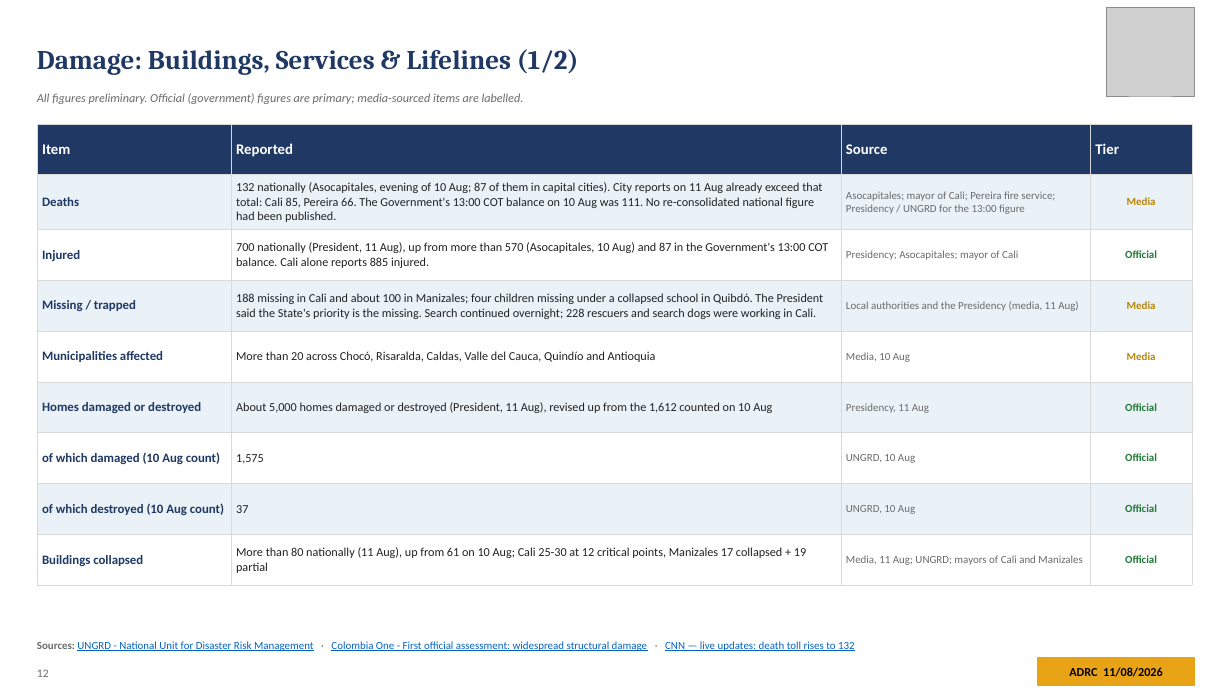
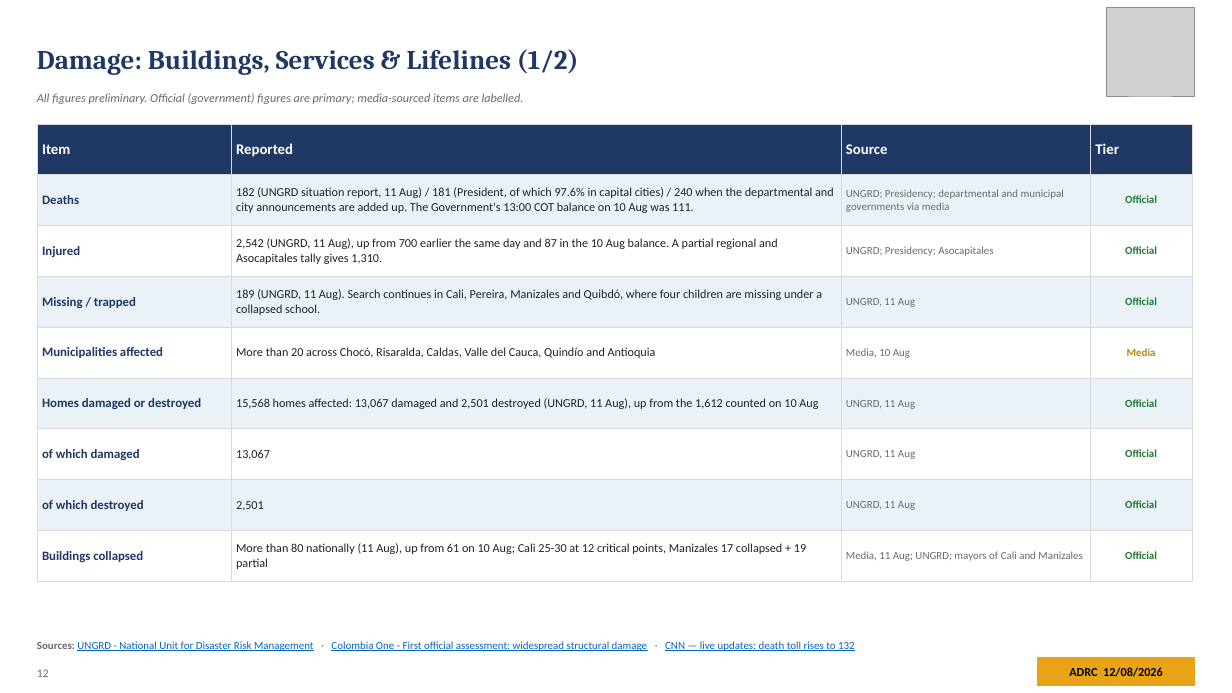
Before and after one commit to kochobi-max/whatsmap, a slide deck: slide 12 of reports/colombia_eq_20260810/output/ADRC_EQ_COL_Choco_20260810_EN.pptx. Drawn at 1232x693 pixels with LibreOffice and Linux fonts; fonts in the diff are those of the drawing; grey boxes stand for pictures. Boxes give left, top, right and bottom in pixels: in the first picture for what was removed or moved away, otherwise in the second. Text is boxed around its words. In the diff, an @@ line names an element or a change of style, - is before the commit and + after.

```diff
--- a/reports/colombia_eq_20260810/output/ADRC_EQ_COL_Choco_20260810_EN.pptx
+++ b/reports/colombia_eq_20260810/output/ADRC_EQ_COL_Choco_20260810_EN.pptx
@@ table at (x1=37, y1=124, x2=1192, y2=573) @@
-row 2: Deaths | 132 nationally (Asocapitales, evening of 10 Aug; 87 of them in capital cities). City reports on 11 Aug already exceed that total: Cali 85, Pereira 66. The Government's 13:00 COT balance on 10 Aug was 111. No re-consolidated national figure had been published. | Asocapitales; mayor of Cali; Pereira fire service; Presidency / UNGRD for the 13:00 figure | Media
+row 2: Deaths | 182 (UNGRD situation report, 11 Aug) / 181 (President, of which 97.6% in capital cities) / 240 when the departmental and city announcements are added up. The Government's 13:00 COT balance on 10 Aug was 111. | UNGRD; Presidency; departmental and municipal governments via media | Official
-row 3, column 2: 700 nationally (President, 11 Aug), up from more than 570 (Asocapitales, 10 Aug) and 87 in the Government's 13:00 COT balance. Cali alone reports 885 injured.
+row 3, column 2: 2,542 (UNGRD, 11 Aug), up from 700 earlier the same day and 87 in the 10 Aug balance. A partial regional and Asocapitales tally gives 1,310.
-row 3, column 3: Presidency; Asocapitales; mayor of Cali
+row 3, column 3: UNGRD; Presidency; Asocapitales
-row 4: Missing / trapped | 188 missing in Cali and about 100 in Manizales; four children missing under a collapsed school in Quibdó. The President said the State's priority is the missing. Search continued overnight; 228 rescuers and search dogs were working in Cali. | Local authorities and the Presidency (media, 11 Aug) | Media
+row 4: Missing / trapped | 189 (UNGRD, 11 Aug). Search continues in Cali, Pereira, Manizales and Quibdó, where four children are missing under a collapsed school. | UNGRD, 11 Aug | Official
-row 6, column 2: About 5,000 homes damaged or destroyed (President, 11 Aug), revised up from the 1,612 counted on 10 Aug
+row 6, column 2: 15,568 homes affected: 13,067 damaged and 2,501 destroyed (UNGRD, 11 Aug), up from the 1,612 counted on 10 Aug
-row 6, column 3: Presidency, 11 Aug
+row 6, column 3: UNGRD, 11 Aug
-row 7: of which damaged (10 Aug count) | 1,575 | UNGRD, 10 Aug | Official
+row 7: of which damaged | 13,067 | UNGRD, 11 Aug | Official
-row 8: of which destroyed (10 Aug count) | 37 | UNGRD, 10 Aug | Official
+row 8: of which destroyed | 2,501 | UNGRD, 11 Aug | Official
```
Also in this commit, not shown: 26 other slides changed, 7 other files.
